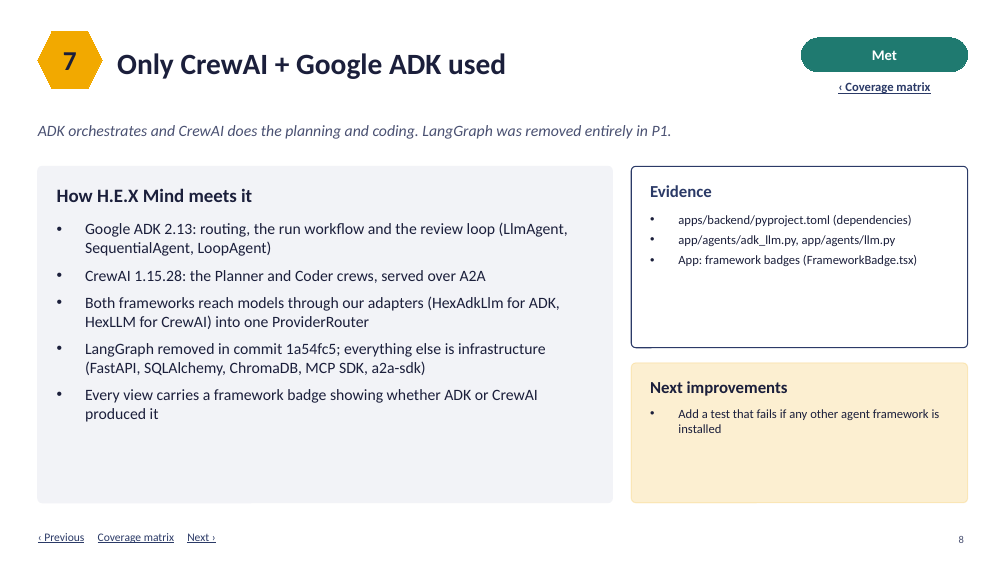
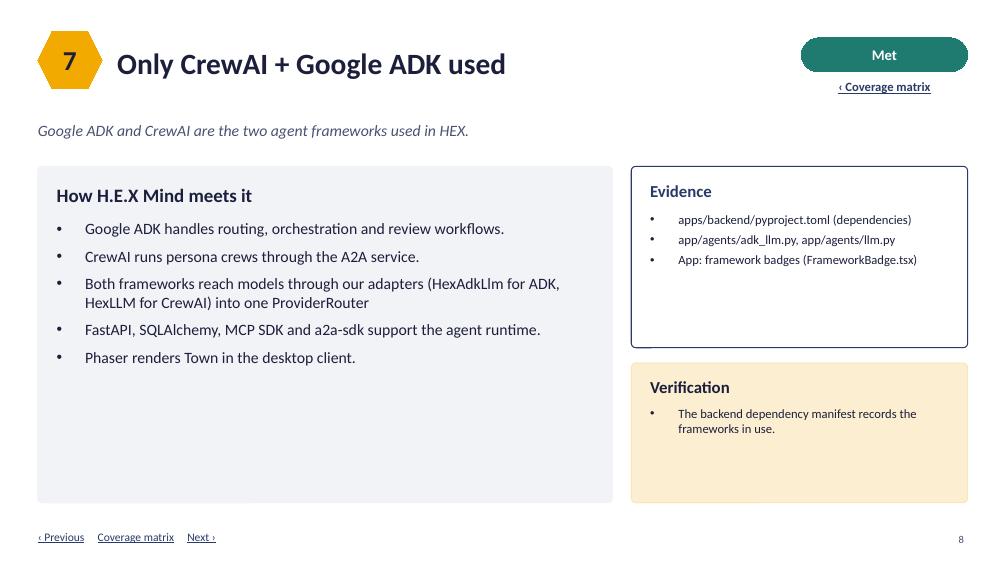
Before and after one commit to Cykikz/HEX, a slide deck: slide 8 of HEX_Mind_Requirements_Coverage_v2.pptx. Drawn at 1008x567 pixels with LibreOffice and Linux fonts; fonts in the diff are those of the drawing. Boxes give left, top, right and bottom in pixels: in the first picture for what was removed or moved away, otherwise in the second. Text is boxed around its words. In the diff, an @@ line names an element or a change of style, - is before the commit and + after.

Commit message:
Refresh course requirements coverage and record HEX Town

```diff
--- a/HEX_Mind_Requirements_Coverage_v2.pptx
+++ b/HEX_Mind_Requirements_Coverage_v2.pptx
@@ text at box(38, 125, 470, 139): text changed @@
-ADK orchestrates and CrewAI does the planning and coding. LangGraph was removed entirely in P1.
+Google ADK and CrewAI are the two agent frameworks used in HEX.
@@ text at box(85, 223, 505, 265): text changed @@
-• Google ADK 2.13: routing, the run workflow and the review loop (LlmAgent, SequentialAgent, LoopAgent)
-• CrewAI 1.15.28: the Planner and Coder crews, served over A2A
+• Google ADK handles routing, orchestration and review workflows.
+• CrewAI runs persona crews through the A2A service.
@@ text at box(85, 324, 541, 366): text changed @@
-• LangGraph removed in commit 1a54fc5; everything else is infrastructure (FastAPI, SQLAlchemy, ChromaDB, MCP SDK, a2a-sdk)
-• Every view carries a framework badge showing whether ADK or CrewAI produced it
+• FastAPI, SQLAlchemy, MCP SDK and a2a-sdk support the agent runtime.
+• Phaser renders Town in the desktop client.
@@ text at box(650, 381, 730, 393): text changed @@
-Next improvements
+Verification
@@ text at box(678, 409, 917, 433): text changed @@
-• Add a test that fails if any other agent framework is installed
+• The backend dependency manifest records the frameworks in use.
```
Also in this commit, not shown: 12 other slides changed, 1 other file.
